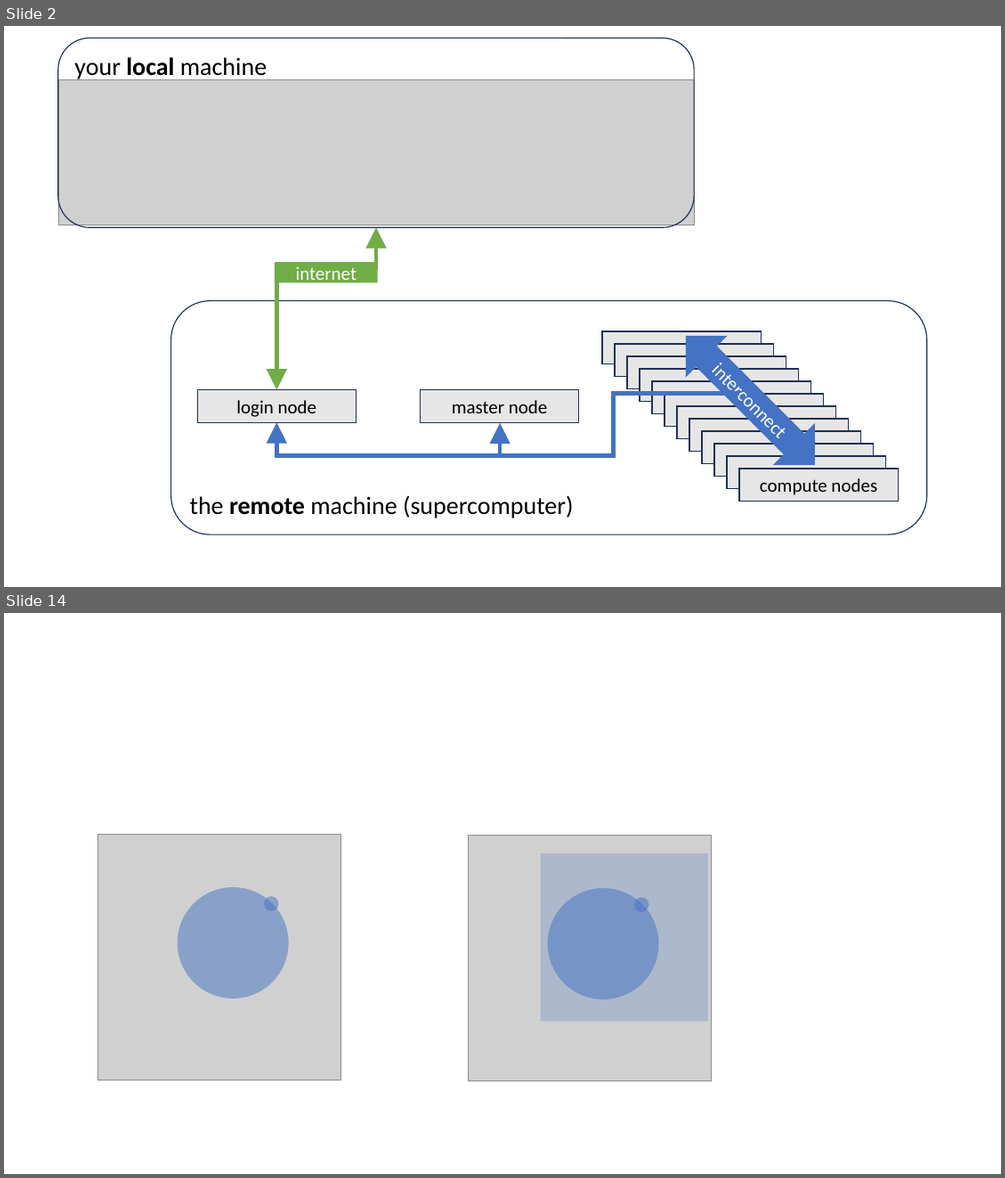
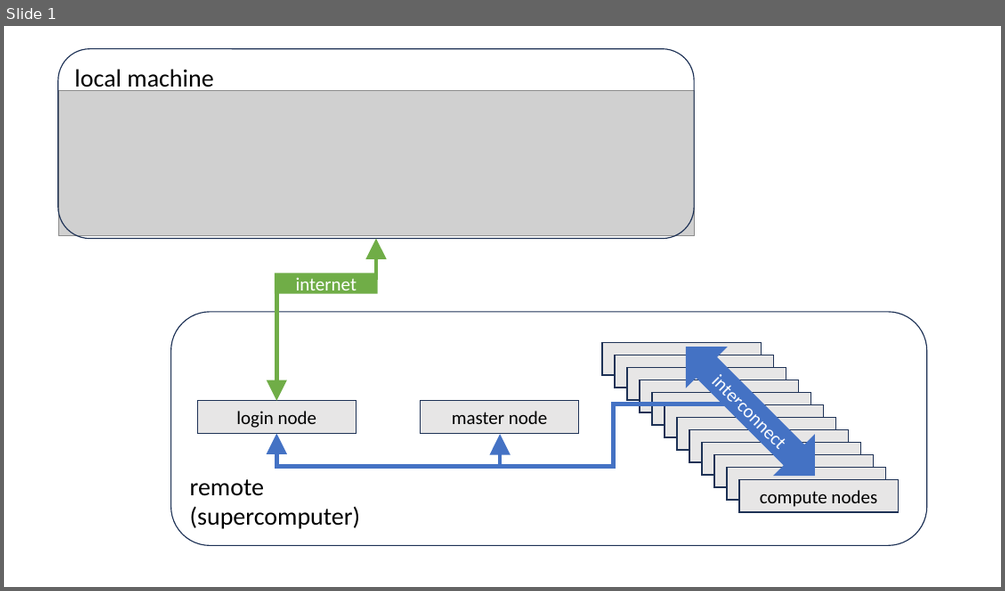
Before and after one commit to etijskens/wetppr, a slide deck: docs/public/drawings.pptx. Shown one above the other, each under a label of ours: slides 2 and 14 before the commit, slide 1 after it; the slides between them are not shown. The pictures are 1005x1178 and 1005x591 pixels, drawn with LibreOffice and Linux fonts; fonts in the diff are those of the drawing; grey boxes stand for pictures. Boxes give left, top, right and bottom in pixels: in the first picture for what was removed or moved away, otherwise in the second. Text is boxed around its words. In the diff, an @@ line names an element or a change of style, - is before the commit and + after.

```diff
--- a/docs/public/drawings.pptx
+++ b/docs/public/drawings.pptx
@@ slide 14 removed at [4, 613, 1001, 1174], background #FFFFFF @@
@@ picture removed at [98, 835, 341, 1079] @@
@@ picture removed at [469, 835, 712, 1080] @@
@@ rectangle removed at [540, 853, 708, 1021] @@
@@ ellipse removed at [178, 887, 289, 999] @@
@@ ellipse removed at [264, 896, 279, 911] @@
@@ ellipse removed at [548, 888, 659, 999] @@
@@ ellipse removed at [634, 897, 649, 912] @@
@@ what was slide 2 is now slide 1 @@
@@ slide 1 changed as well @@
@@ text in rounded rectangle at [74, 69, 213, 93]: text changed @@
-your local machine
+local machine
@@ 2 rectangles, 2 rounded rectangles, 1 elbow double arrow, 1 elbow arrow: place and size @@
-2 rectangles, 2 rounded rectangles, 1 elbow double arrow, 1 elbow arrow at [57, 38, 927, 534]
+2 rectangles, 2 rounded rectangles, 1 elbow double arrow, 1 elbow arrow at [57, 49, 927, 546]
@@ 2 rectangles, 1 picture, 1 left right arrow, 1 elbow arrow: place and size @@
-2 rectangles, 1 picture, 1 left right arrow, 1 elbow arrow at [58, 79, 898, 501]
+2 rectangles, 1 picture, 1 left right arrow, 1 elbow arrow at [58, 90, 898, 512]
@@ 10 rectangles: place and size @@
-10 rectangles at [615, 344, 886, 489]
+10 rectangles at [602, 342, 873, 487]
@@ text in rounded rectangle at [190, 479, 360, 529]: text changed @@
-the remote machine (supercomputer)
+remote
+(supercomputer)
@@ rectangle: place and size @@
-rectangle at [602, 331, 760, 364]
+rectangle at [727, 467, 886, 500]
```
Also in this commit, not shown: 13 other slides removed, 1 other file.
